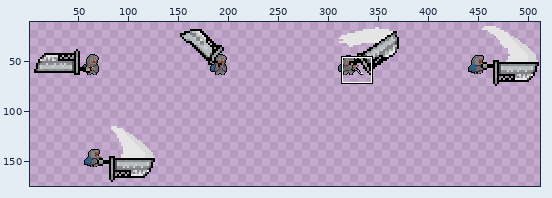
Sprite sheet -- img/052.png. Above, an overview of the earlier version with the close-up marked.
Close-up. Old version:
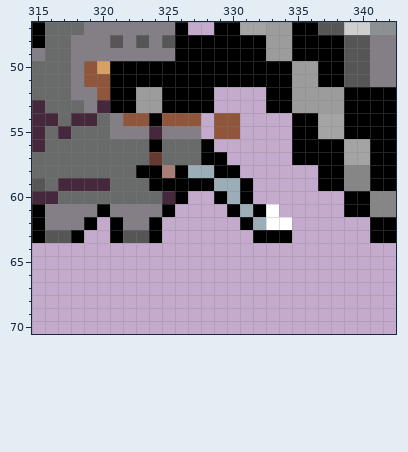
The file is 512x192 pixels. Colours within 5 levels of each other are drawn and written as one. Shown: x 315..342, y 47..70. The wide view leaves out empty margins.
After the commit:
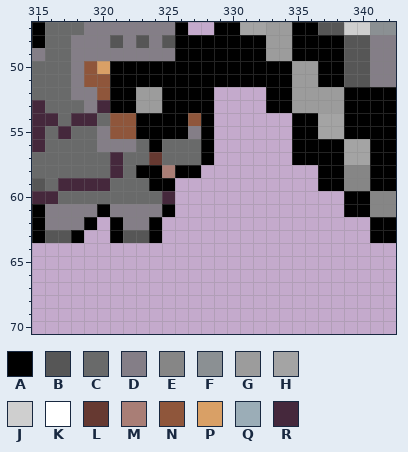
Palette (. is transparent): A #000000  B #565656  C #696a6a  D #847e87  E #868686  F #8b9093  G #9c9c9c  H #a4a4a4  J #cfcfcf  K #ffffff  L #663931  M #a97e76  N #8f563b  P #d9a066  Q #9badb7  R #45283c
Edits made:
Colour A now appears in rows 54 to 55 at x 328.
The author changed colour D to colour A in row 55 at x 323 and 325 to 326.
The author changed colour N to colour A in row 54 at x 323 and 325 to 326.
The author changed colour Q to colour A in row 58 at x 327.
The author changed colour R to colour A in row 55 at x 324.
The author changed colour C to colour D in row 55 at x 320; in row 56 at x 320 to 322.
The author changed colour D to colour N in row 54 at x 321; in row 55 at x 321 to 322.
The author changed colour C to colour R in rows 57 to 58 at x 321.
Colour A is gone in row 57 at x 329; in row 58 at x 329 to 330; in row 59 at x 326 to 328 and 331; in row 60 at x 326, 329 and 331; in row 61 at x 330 and 332; in row 62 at x 331.
Colour A is gone in row 63 at x 332 to 334.
Colour K is gone in row 61 at x 333; in row 62 at x 333 to 334.
Colour N is gone in rows 54 to 55 at x 329 to 330.
Colour Q is gone in row 58 at x 328; in row 59 at x 329 to 330; in row 60 at x 330; in row 61 at x 331; in row 62 at x 332.
Where, in picture pixels (left, top, right, bottom), the same in both close-ups:
changed: (97, 113, 292, 243)
